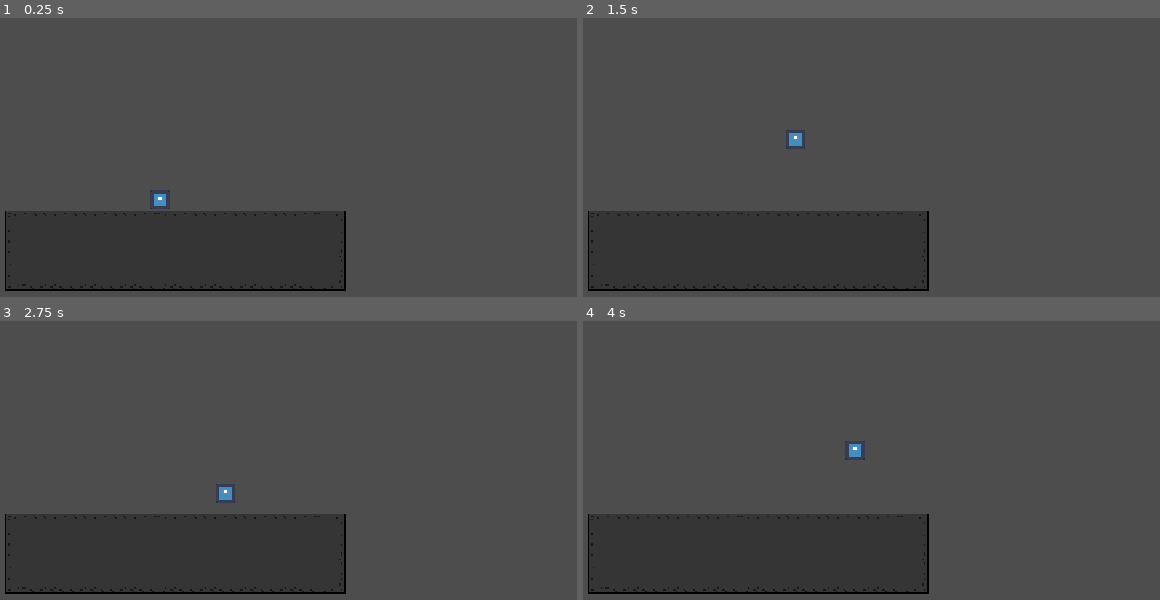
Above: before the commit, frames 1-4 (two rows, left to right).
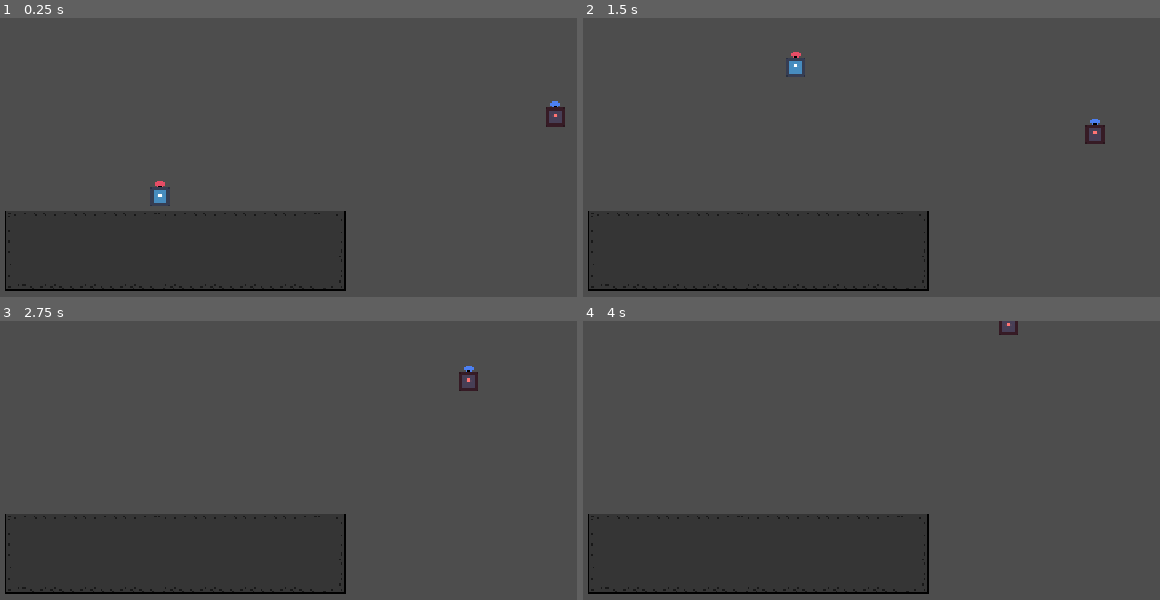
Above: after the commit, the same moments.

Repository: agoy184/BloonFiteClone
Game: Godot game, scene res://scenes/game_space.tscn
Same seed, same stepped clock (60 frames per second), same inputs: the game is played once before the commit and once after it. The engine's default icon, where the game draws it, is replaced by a stand-in: a white triangle on a blue panel in a dark square.
Inputs:
- Up to frame 1 (0.25 s): no input
- Up to frame 2 (1.5 s): tap Enter at 0.5 s; hold D (right) from 0.53 s (still down); tap Space (jump) at 0.6, 0.77, 1.07, 1.35 s
- Up to frame 3 (2.75 s): tap Space (jump) at 1.52, 1.82, 2.1 s; release D (right) at 2.03 s; hold A (left) from 2.03 s (still down)
- Up to frame 4 (4 s): release A (left) at 2.78 s; hold D (right) from 2.78 s (still down); tap Space (jump) at 2.85, 3.02, 3.32, 3.6, 3.77 s

The runs differ from the first frame. In frame 1, 0.3% of the frame differs, in the area x 25-98%, y 29-69%; in frame 2, 0.4%, in the area x 35-91%, y 12-47%; in frame 3, 0.3%; in frame 4, 0.2%.

Commit message:
enemy

Diff:
--- a/project.godot
+++ b/project.godot
@@ -46,6 +46,11 @@
 ]
 }
 
+[layer_names]
+
+2d_physics/layer_3="balloons"
+2d_physics/layer_4="feet"
+
 [physics]
 
 3d/physics_engine="Jolt Physics"
--- /dev/null
+++ b/scenes/balloon.tscn
@@ -0,0 +1,14 @@
+[gd_scene format=3 uid="uid://b4lq0nbloon01"]
+
+[ext_resource type="Script" path="res://scripts/balloon.gd" id="1_blln"]
+
+[sub_resource type="CircleShape2D" id="CircleShape2D_blln"]
+radius = 18.0
+
+[node name="Balloon" type="Area2D"]
+collision_layer = 4
+collision_mask = 9
+script = ExtResource("1_blln")
+
+[node name="CollisionShape2D" type="CollisionShape2D" parent="."]
+shape = SubResource("CircleShape2D_blln")
--- /dev/null
+++ b/scenes/balloon_component.tscn
@@ -0,0 +1,8 @@
+[gd_scene format=3 uid="uid://b4lq0nblncmp1"]
+
+[ext_resource type="Script" path="res://scripts/balloon_component.gd" id="1_blcmp"]
+[ext_resource type="PackedScene" uid="uid://b4lq0nbloon01" path="res://scenes/balloon.tscn" id="2_blln"]
+
+[node name="BalloonComponent" type="Node2D"]
+script = ExtResource("1_blcmp")
+balloon_scene = ExtResource("2_blln")
--- /dev/null
+++ b/scenes/enemy.tscn
@@ -0,0 +1,59 @@
+[gd_scene format=3 uid="uid://bq727hxdlq0vs"]
+
+[ext_resource type="Script" path="res://scripts/enemy.gd" id="1_enemy"]
+[ext_resource type="Texture2D" uid="uid://dclhhhc61yobx" path="res://icon.svg" id="2_qhqgy"]
+[ext_resource type="PackedScene" uid="uid://duiv76phtyccf" path="res://scenes/gravity_component.tscn" id="3_grav"]
+[ext_resource type="PackedScene" uid="uid://bq727hxdlqaes" path="res://scenes/enemy_ai_component.tscn" id="4_eai"]
+[ext_resource type="PackedScene" uid="uid://d3e5dajrhoyfa" path="res://scenes/movement_component.tscn" id="5_move"]
+[ext_resource type="PackedScene" uid="uid://bpq1fh4qt103p" path="res://scenes/jump_component.tscn" id="6_jump"]
+[ext_resource type="PackedScene" uid="uid://b4lq0nblncmp1" path="res://scenes/balloon_component.tscn" id="7_blcmp"]
+[ext_resource type="PackedScene" uid="uid://cb1qhurtbox01" path="res://scenes/hurtbox_component.tscn" id="8_hurt"]
+
+[sub_resource type="RectangleShape2D" id="RectangleShape2D_body"]
+size = Vector2(68, 70)
+
+[sub_resource type="RectangleShape2D" id="RectangleShape2D_feet"]
+size = Vector2(100, 16)
+
+[node name="Enemy" type="CharacterBody2D" groups=["enemy"] node_paths=PackedStringArray("gravity_component", "ai_component", "movement_component", "jump_component", "balloon_component")]
+collision_mask = 254
+script = ExtResource("1_enemy")
+gravity_component = NodePath("GravityComponent")
+ai_component = NodePath("EnemyAIComponent")
+movement_component = NodePath("MovementComponent")
+jump_component = NodePath("JumpComponent")
+balloon_component = NodePath("BalloonComponent")
+
+[node name="Sprite2D" type="Sprite2D" parent="."]
+modulate = Color(1, 0.45, 0.45, 1)
+texture = ExtResource("2_qhqgy")
+
+[node name="CollisionShape2D" type="CollisionShape2D" parent="."]
+scale = Vector2(1.9, 1.9)
+shape = SubResource("RectangleShape2D_body")
+
+[node name="GravityComponent" parent="." instance=ExtResource("3_grav")]
+
+[node name="EnemyAIComponent" parent="." instance=ExtResource("4_eai")]
+
+[node name="MovementComponent" parent="." instance=ExtResource("5_move")]
+speed = 55.0
+
+[node name="JumpComponent" parent="." instance=ExtResource("6_jump")]
+air_jump_velocity = -150.0
+
+[node name="BalloonComponent" parent="." instance=ExtResource("7_blcmp")]
+balloon_color = Color(0.3, 0.5, 0.95, 1)
+
+[node name="FeetArea" type="Area2D" parent="."]
+collision_layer = 8
+collision_mask = 0
+monitoring = false
+
+[node name="CollisionShape2D" type="CollisionShape2D" parent="FeetArea"]
+position = Vector2(0, 64)
+shape = SubResource("RectangleShape2D_feet")
+
+[node name="HurtboxComponent" parent="." node_paths=PackedStringArray("character", "balloon_component") instance=ExtResource("8_hurt")]
+character = NodePath("..")
+balloon_component = NodePath("../BalloonComponent")
--- /dev/null
+++ b/scenes/enemy_ai_component.tscn
@@ -0,0 +1,6 @@
+[gd_scene format=3 uid="uid://bq727hxdlqaes"]
+
+[ext_resource type="Script" path="res://scripts/enemy_ai_component.gd" id="1_eai"]
+
+[node name="EnemyAIComponent" type="Node"]
+script = ExtResource("1_eai")
--- /dev/null
+++ b/scenes/game_over_screen.tscn
@@ -0,0 +1,50 @@
+[gd_scene format=3 uid="uid://bq727jkldgvns"]
+
+[ext_resource type="Script" path="res://scripts/game_over_screen.gd" id="1_gover"]
+
+[node name="GameOverScreen" type="CanvasLayer" node_paths=PackedStringArray("label", "restart_button")]
+process_mode = 3
+script = ExtResource("1_gover")
+label = NodePath("Control/VBoxContainer/Label")
+restart_button = NodePath("Control/VBoxContainer/RestartButton")
+
+[node name="Control" type="Control" parent="."]
+layout_mode = 3
+anchors_preset = 15
+anchor_right = 1.0
+anchor_bottom = 1.0
+grow_horizontal = 2
+grow_vertical = 2
+
+[node name="ColorRect" type="ColorRect" parent="Control"]
+layout_mode = 1
+anchors_preset = 15
+anchor_right = 1.0
+anchor_bottom = 1.0
+grow_horizontal = 2
+grow_vertical = 2
+color = Color(0, 0, 0, 0.5)
+
+[node name="VBoxContainer" type="VBoxContainer" parent="Control"]
+layout_mode = 1
+anchors_preset = 8
+anchor_left = 0.5
+anchor_top = 0.5
+anchor_right = 0.5
+anchor_bottom = 0.5
+grow_horizontal = 2
+grow_vertical = 2
+theme_override_constants/separation = 24
+alignment = 1
+
+[node name="Label" type="Label" parent="Control/VBoxContainer"]
+layout_mode = 2
+theme_override_font_sizes/font_size = 64
+text = "Game Over"
+horizontal_alignment = 1
+
+[node name="RestartButton" type="Button" parent="Control/VBoxContainer"]
+layout_mode = 2
+size_flags_horizontal = 4
+theme_override_font_sizes/font_size = 32
+text = "Restart"
--- a/scenes/game_space.tscn
+++ b/scenes/game_space.tscn
@@ -4,6 +4,8 @@
 [ext_resource type="Texture2D" uid="uid://bgbmdlvmnqqwr" path="res://images/Floor.png" id="2_7fcka"]
 [ext_resource type="Shape2D" uid="uid://cpm76x1j07i4n" path="res://shapes/ground.tres" id="3_i7v7t"]
 [ext_resource type="PackedScene" uid="uid://bouqg0gcwecht" path="res://scenes/player.tscn" id="4_7fcka"]
+[ext_resource type="PackedScene" uid="uid://bq727hxdlq0vs" path="res://scenes/enemy.tscn" id="5_enemy"]
+[ext_resource type="PackedScene" uid="uid://bq727jkldgvns" path="res://scenes/game_over_screen.tscn" id="6_gover"]
 
 [sub_resource type="TileSetAtlasSource" id="TileSetAtlasSource_ihldm"]
 texture = ExtResource("2_7fcka")
@@ -48,12 +50,21 @@
 [sub_resource type="TileSet" id="TileSet_vp3xs"]
 sources/0 = SubResource("TileSetAtlasSource_ihldm")
 
-[node name="GameSpace" type="Node2D" unique_id=1540539883]
+[node name="GameSpace" type="Node2D" unique_id=1540539883 node_paths=PackedStringArray("player_hurtbox", "enemy_hurtbox", "game_over_screen")]
 script = ExtResource("1_rcshh")
+player_hurtbox = NodePath("Player/HurtboxComponent")
+enemy_hurtbox = NodePath("Enemy/HurtboxComponent")
+game_over_screen = NodePath("GameOverScreen")
 
 [node name="Player" parent="." unique_id=1038483898 instance=ExtResource("4_7fcka")]
 position = Vector2(257, 279)
 scale = Vector2(0.25, 0.25)
+
+[node name="Enemy" parent="." instance=ExtResource("5_enemy")]
+position = Vector2(900, 150)
+scale = Vector2(0.25, 0.25)
+
+[node name="GameOverScreen" parent="." instance=ExtResource("6_gover")]
 
 [node name="Tiles" type="TileMapLayer" parent="." unique_id=196078945]
 position = Vector2(0, 331.51)
--- /dev/null
+++ b/scenes/hurtbox_component.tscn
@@ -0,0 +1,14 @@
+[gd_scene format=3 uid="uid://cb1qhurtbox01"]
+
+[ext_resource type="Script" path="res://scripts/hurtbox_component.gd" id="1_hurt"]
+
+[sub_resource type="RectangleShape2D" id="RectangleShape2D_hurt"]
+size = Vector2(130, 133)
+
+[node name="HurtboxComponent" type="Area2D"]
+collision_layer = 0
+collision_mask = 8
+script = ExtResource("1_hurt")
+
+[node name="CollisionShape2D" type="CollisionShape2D" parent="."]
+shape = SubResource("RectangleShape2D_hurt")
--- a/scenes/player.tscn
+++ b/scenes/player.tscn
@@ -7,17 +7,23 @@
 [ext_resource type="PackedScene" uid="uid://d3e5dajrhoyfa" path="res://scenes/movement_component.tscn" id="5_qlg0r"]
 [ext_resource type="PackedScene" uid="uid://bpq1fh4qt103p" path="res://scenes/jump_component.tscn" id="6_tuyoq"]
 [ext_resource type="PackedScene" uid="uid://bp8ee0eeujqwa" path="res://scenes/animation_component.tscn" id="7_fjrip"]
+[ext_resource type="PackedScene" uid="uid://b4lq0nblncmp1" path="res://scenes/balloon_component.tscn" id="8_blcmp"]
+[ext_resource type="PackedScene" uid="uid://cb1qhurtbox01" path="res://scenes/hurtbox_component.tscn" id="9_hurt"]
 
 [sub_resource type="RectangleShape2D" id="RectangleShape2D_vp3xs"]
 size = Vector2(68, 70)
 
-[node name="Player" type="CharacterBody2D" unique_id=1038483898 node_paths=PackedStringArray("gravity_component", "input_component", "movement_component", "jump_component")]
+[sub_resource type="RectangleShape2D" id="RectangleShape2D_feet"]
+size = Vector2(100, 16)
+
+[node name="Player" type="CharacterBody2D" groups=["player"] unique_id=1038483898 node_paths=PackedStringArray("gravity_component", "input_component", "movement_component", "jump_component", "balloon_component")]
 collision_mask = 254
 script = ExtResource("1_g2els")
 gravity_component = NodePath("GravityComponent")
 input_component = NodePath("InputComponent")
 movement_component = NodePath("MovementComponent")
 jump_component = NodePath("JumpComponent")
+balloon_component = NodePath("BalloonComponent")
 
 [node name="Sprite2D" type="Sprite2D" parent="." unique_id=1286408447]
 texture = ExtResource("2_qhqgy")
@@ -36,3 +42,18 @@
 
 [node name="AnimationComponent" parent="." unique_id=1627366857 node_paths=PackedStringArray("sprite") instance=ExtResource("7_fjrip")]
 sprite = NodePath("../Sprite2D")
+
+[node name="BalloonComponent" parent="." instance=ExtResource("8_blcmp")]
+
+[node name="FeetArea" type="Area2D" parent="."]
+collision_layer = 8
+collision_mask = 0
+monitoring = false
+
+[node name="CollisionShape2D" type="CollisionShape2D" parent="FeetArea"]
+position = Vector2(0, 64)
+shape = SubResource("RectangleShape2D_feet")
+
+[node name="HurtboxComponent" parent="." node_paths=PackedStringArray("character", "balloon_component") instance=ExtResource("9_hurt")]
+character = NodePath("..")
+balloon_component = NodePath("../BalloonComponent")
--- /dev/null
+++ b/scripts/balloon.gd
@@ -0,0 +1,42 @@
+extends Area2D
+class_name Balloon
+
+enum PopMode { FEET_AREA, BODY_OVERLAP }
+
+@export_subgroup("Settings")
+@export var pop_mode: PopMode = PopMode.FEET_AREA
+@export var radius: float = 18.0
+@export var color: Color = Color(0.9, 0.3, 0.4)
+
+## The character this balloon belongs to. Contact from this character is ignored
+## so a character never pops its own balloons.
+var owner_character: Node2D
+
+signal popped(balloon: Balloon)
+
+func _ready() -> void:
+	area_entered.connect(_on_area_entered)
+	body_entered.connect(_on_body_entered)
+	queue_redraw()
+
+func _draw() -> void:
+	draw_circle(Vector2.ZERO, radius, color)
+	draw_arc(Vector2.ZERO, radius, 0.0, TAU, 24, Color.BLACK, 1.5)
+
+func _on_area_entered(area: Area2D) -> void:
+	if pop_mode != PopMode.FEET_AREA:
+		return
+	if area.owner == owner_character:
+		return
+	pop()
+
+func _on_body_entered(body: Node2D) -> void:
+	if pop_mode != PopMode.BODY_OVERLAP:
+		return
+	if body == owner_character:
+		return
+	pop()
+
+func pop() -> void:
+	popped.emit(self)
+	queue_free()
--- /dev/null
+++ b/scripts/balloon_component.gd
@@ -0,0 +1,52 @@
+extends Node2D
+class_name BalloonComponent
+
+@export_subgroup("Nodes")
+@export var balloon_scene: PackedScene
+
+@export_subgroup("Settings")
+@export var balloon_count: int = 2
+@export var spacing: float = 26.0
+@export var height_offset: float = -82.0
+@export var pop_mode: Balloon.PopMode = Balloon.PopMode.FEET_AREA
+@export var balloon_color: Color = Color(0.9, 0.3, 0.4)
+
+@export_subgroup("Buoyancy")
+@export var lift_per_balloon: float = 0.375
+@export var min_gravity_multiplier: float = 0.2
+
+## Emitted once the character has lost its last balloon.
+signal all_balloons_popped
+
+var balloons: Array[Balloon] = []
+
+func _ready() -> void:
+	var character: Node2D = get_parent()
+	_spawn_balloons(character)
+
+func _spawn_balloons(character: Node2D) -> void:
+	if balloon_scene == null:
+		push_warning("BalloonComponent has no balloon_scene assigned.")
+		return
+
+	for i in balloon_count:
+		var balloon: Balloon = balloon_scene.instantiate()
+		balloon.owner_character = character
+		balloon.pop_mode = pop_mode
+		balloon.color = balloon_color
+		# Spread the balloons symmetrically above the head.
+		var offset_x: float = (i - (balloon_count - 1) / 2.0) * spacing
+		balloon.position = Vector2(offset_x, height_offset)
+		balloon.popped.connect(_on_balloon_popped)
+		add_child(balloon)
+		balloons.append(balloon)
+
+func _on_balloon_popped(balloon: Balloon) -> void:
+	balloons.erase(balloon)
+	if balloons.is_empty():
+		all_balloons_popped.emit()
+
+## Less balloons -> weaker buoyancy -> the character falls faster.
+## 2 balloons ≈ 0.25, 1 ≈ 0.625, 0 = 1.0 (full gravity).
+func get_gravity_multiplier() -> float:
+	return clampf(1.0 - balloons.size() * lift_per_balloon, min_gravity_multiplier, 1.0)
--- /dev/null
+++ b/scripts/enemy.gd
@@ -0,0 +1,24 @@
+extends CharacterBody2D
+class_name Enemy
+
+@export_subgroup("Nodes")
+@export var gravity_component: GravityComponent
+@export var ai_component: EnemyAIComponent
+@export var movement_component: MovementComponent
+@export var jump_component: JumpComponent
+@export var balloon_component: BalloonComponent
+
+var target: Node2D
+
+func _ready() -> void:
+	target = get_tree().get_first_node_in_group("player")
+
+func _physics_process(delta: float) -> void:
+	ai_component.update_decision(self, target, delta)
+	gravity_component.handle_gravity(self, delta, balloon_component.get_gravity_multiplier())
+	movement_component.handle_horizontal_movement(self, ai_component.input_horizontal)
+	# No balloons -> no flapping; the enemy just falls and stays grounded.
+	var wants_jump: bool = ai_component.get_jump_input() and not balloon_component.balloons.is_empty()
+	jump_component.handle_jump(self, wants_jump)
+
+	move_and_slide()
--- /dev/null
+++ b/scripts/enemy_ai_component.gd
@@ -0,0 +1,46 @@
+extends Node
+class_name EnemyAIComponent
+
+@export_subgroup("Settings")
+## Aim to hover this many pixels above the target (so we descend onto its balloons).
+@export var hover_above: float = 40.0
+@export var horizontal_deadzone: float = 6.0
+## How long the enemy commits to a decision before re-evaluating. Higher = more
+## sluggish and easier to dodge.
+@export var reaction_time: float = 0.4
+
+var input_horizontal: float = 0.0
+
+var _want_jump: bool = false
+var _decision_timer: float = 0.0
+
+## Decide this frame's movement based on where the target is.
+## Drop-in for InputComponent: exposes input_horizontal + get_jump_input().
+func update_decision(body: Node2D, target: Node2D, delta: float) -> void:
+	if target == null:
+		input_horizontal = 0.0
+		_want_jump = false
+		return
+
+	# Only re-evaluate every reaction_time seconds; keep the last decision in between
+	# so the enemy lags behind the player and is easier to juke.
+	_decision_timer -= delta
+	if _decision_timer > 0.0:
+		return
+	_decision_timer = reaction_time
+
+	var to_target: Vector2 = target.global_position - body.global_position
+
+	# Move toward the target horizontally.
+	if absf(to_target.x) > horizontal_deadzone:
+		input_horizontal = signf(to_target.x)
+	else:
+		input_horizontal = 0.0
+
+	# Float up: flap while we are below the desired altitude (above the target).
+	# JumpComponent's is_jumping throttle turns a held flap into a flap-at-apex rhythm.
+	var desired_y: float = target.global_position.y - hover_above
+	_want_jump = body.global_position.y > desired_y
+
+func get_jump_input() -> bool:
+	return _want_jump
--- /dev/null
+++ b/scripts/game_over_screen.gd
@@ -0,0 +1,19 @@
+extends CanvasLayer
+class_name GameOverScreen
+
+@export_subgroup("Nodes")
+@export var label: Label
+@export var restart_button: Button
+
+func _ready() -> void:
+	visible = false
+	restart_button.pressed.connect(_on_restart_pressed)
+
+func show_result(text: String) -> void:
+	label.text = text
+	visible = true
+	get_tree().paused = true
+
+func _on_restart_pressed() -> void:
+	get_tree().paused = false
+	get_tree().reload_current_scene()
--- a/scripts/game_space.gd
+++ b/scripts/game_space.gd
@@ -1,4 +1,27 @@
 extends Node2D
+
+@export_subgroup("Nodes")
+@export var player_hurtbox: HurtboxComponent
+@export var enemy_hurtbox: HurtboxComponent
+@export var game_over_screen: GameOverScreen
+
+var _game_ended: bool = false
+
+func _ready() -> void:
+	player_hurtbox.died.connect(_on_player_died)
+	enemy_hurtbox.died.connect(_on_enemy_died)
+
+func _on_player_died() -> void:
+	_end_game("Game Over")
+
+func _on_enemy_died() -> void:
+	_end_game("You Win!")
+
+func _end_game(text: String) -> void:
+	if _game_ended:
+		return
+	_game_ended = true
+	game_over_screen.show_result(text)
 
 func _unhandled_key_input(event: InputEvent) -> void:
 	if event.is_action_pressed("ui_cancel"):
--- a/scripts/gravity_component.gd
+++ b/scripts/gravity_component.gd
@@ -6,8 +6,8 @@
 
 var is_falling: bool = false
 
-func handle_gravity(body: CharacterBody2D, delta: float) -> void:
+func handle_gravity(body: CharacterBody2D, delta: float, multiplier: float = 1.0) -> void:
 	if not body.is_on_floor():
-		body.velocity.y += gravity * delta
+		body.velocity.y += gravity * delta * multiplier
 
 	is_falling = body.velocity.y > 0 and not body.is_on_floor()
--- /dev/null
+++ b/scripts/hurtbox_component.gd
@@ -0,0 +1,28 @@
+extends Area2D
+class_name HurtboxComponent
+
+@export_subgroup("Nodes")
+@export var character: CharacterBody2D
+@export var balloon_component: BalloonComponent
+
+## Emitted when an opponent taps this character while it is vulnerable
+## (no balloons left and standing on the ground).
+signal died
+
+var _dead: bool = false
+
+func _physics_process(_delta: float) -> void:
+	if _dead or not _is_vulnerable():
+		return
+
+	# Any overlapping area here is an opponent's feet (mask = feet layer only).
+	for area in get_overlapping_areas():
+		if area.owner != character:
+			_dead = true
+			died.emit()
+			return
+
+## Vulnerable only after dropping to the ground with no balloons left,
+## so a character must first fall and then be tapped again to die.
+func _is_vulnerable() -> bool:
+	return balloon_component.balloons.is_empty() and character.is_on_floor()
--- a/scripts/player.gd
+++ b/scripts/player.gd
@@ -5,9 +5,10 @@
 @export var input_component: InputComponent
 @export var movement_component: MovementComponent
 @export var jump_component: JumpComponent
+@export var balloon_component: BalloonComponent
 
 func _physics_process(delta: float) -> void:
-	gravity_component.handle_gravity(self, delta)
+	gravity_component.handle_gravity(self, delta, balloon_component.get_gravity_multiplier())
 	movement_component.handle_horizontal_movement(self, input_component.input_horizontal)
 	jump_component.handle_jump(self, input_component.get_jump_input())
 
Not shown, added: scripts/balloon.gd.uid
Not shown, added: scripts/balloon_component.gd.uid
Not shown, added: scripts/enemy.gd.uid
Not shown, added: scripts/enemy_ai_component.gd.uid
Not shown, added: scripts/game_over_screen.gd.uid
Not shown, added: scripts/hurtbox_component.gd.uid
